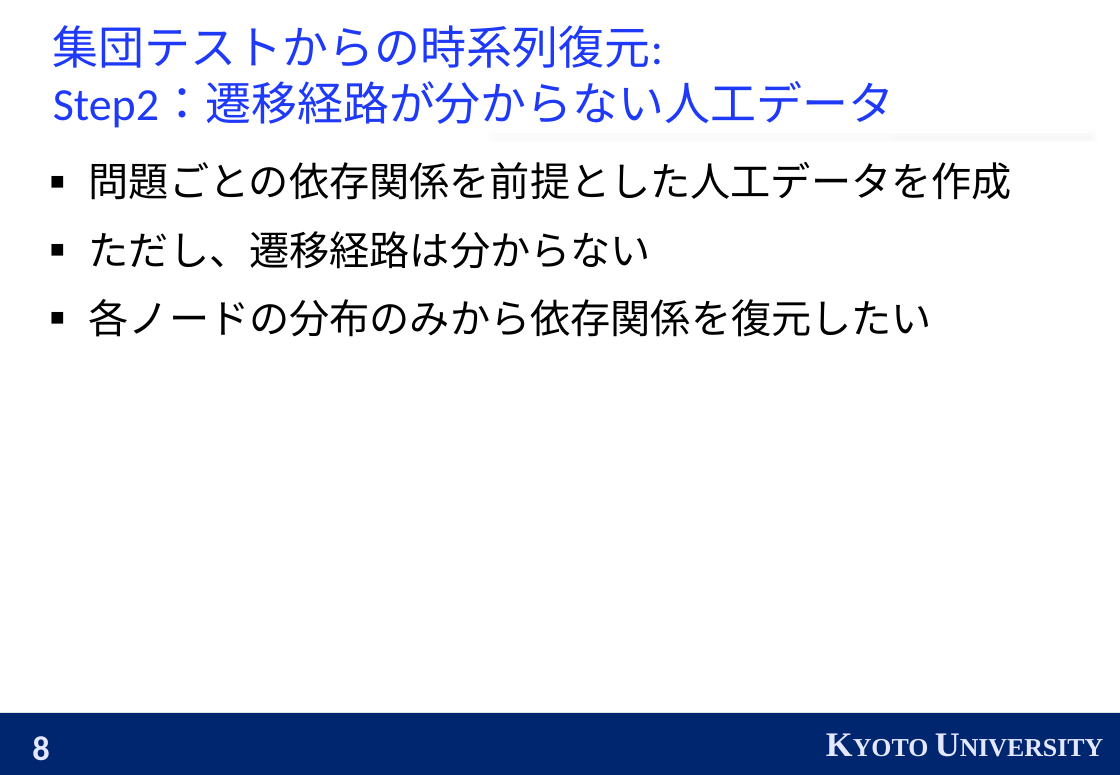
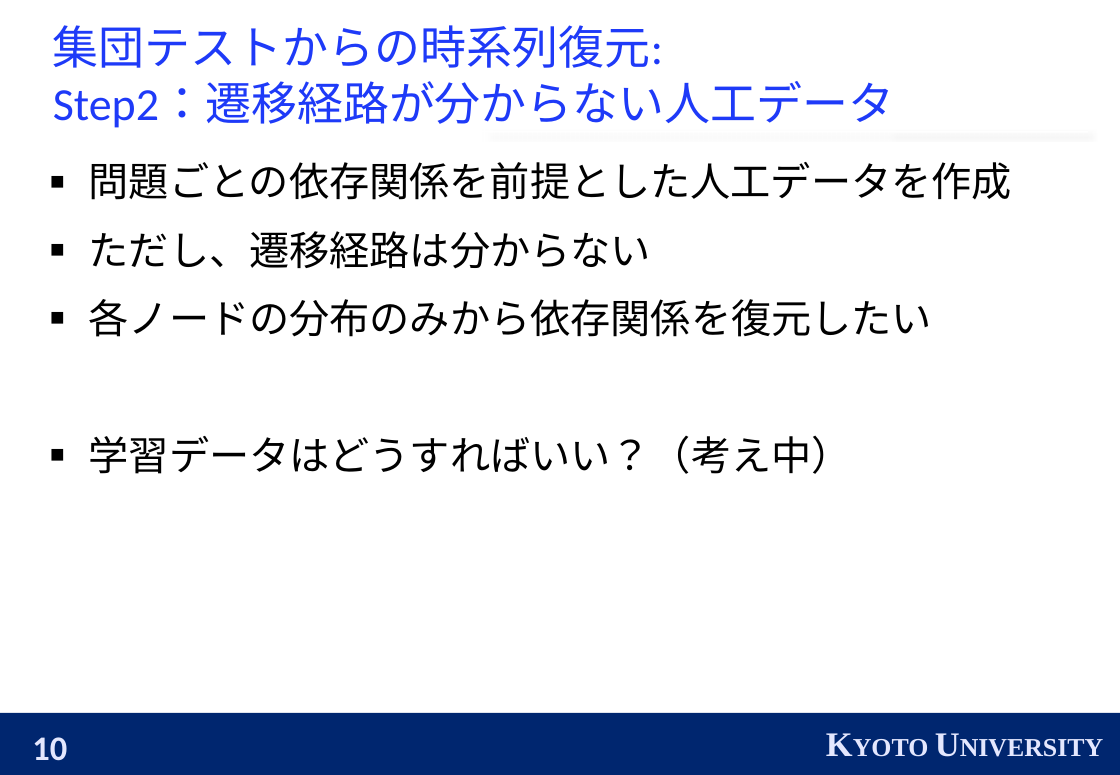
Before and after one commit to ryosukeaaaaa/KnowledgeTracing, a slide deck: slide 10 of KT.pptx (slide 8 before the commit). Drawn at 1120x775 pixels with LibreOffice and Linux fonts; fonts in the diff are those of the drawing. Boxes give left, top, right and bottom in pixels: in the first picture for what was removed or moved away, otherwise in the second. Text is boxed around its words. In the diff, an @@ line names an element or a change of style, - is before the commit and + after.

```diff
--- a/KT.pptx
+++ b/KT.pptx
@@ text at [89, 436, 852, 474]: paragraph added @@
+■ 学習データはどうすればいい？（考え中）
@@ page number at [32, 737, 67, 761]: text changed @@
-8
+10
```
Also in this commit, not shown: 5 other slides changed, 2 slides added, 3 other files.
